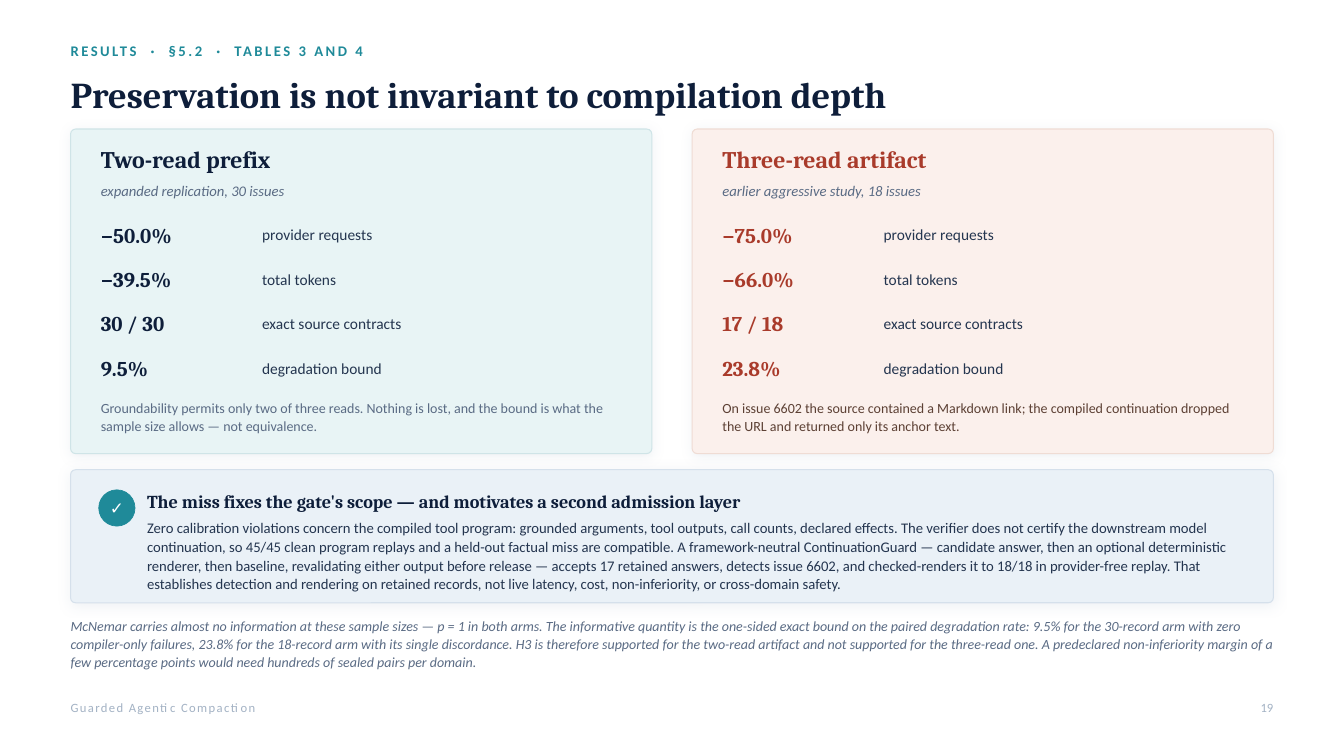
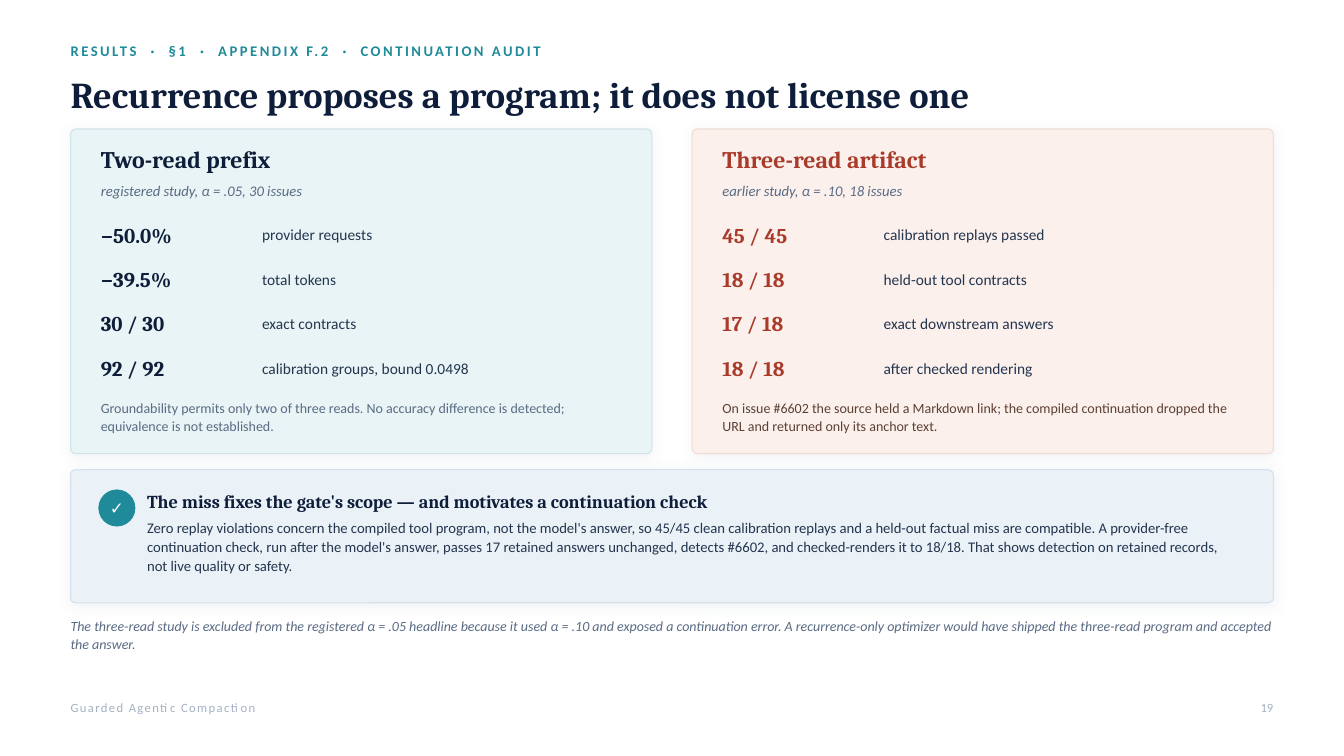
Before and after one commit to rrahimi-uci/guarded-agentic-compaction, a slide deck: slide 19 of paper/slides/GAC-seminar.pptx. Drawn at 1344x756 pixels with LibreOffice and Linux fonts; fonts in the diff are those of the drawing. Boxes give left, top, right and bottom in pixels: in the first picture for what was removed or moved away, otherwise in the second. Text is boxed around its words. In the diff, an @@ line names an element or a change of style, - is before the commit and + after.

```diff
--- a/paper/slides/GAC-seminar.pptx
+++ b/paper/slides/GAC-seminar.pptx
@@ text at box(178, 46, 328, 56): text changed @@
-RESULTS · §5.2 · TABLES 3 AND 4
+RESULTS · §1 · APPENDIX F.2 · CONTINUATION AUDIT
@@ text at box(71, 82, 969, 116): text changed @@
-Preservation is not invariant to compilation depth
+Recurrence proposes a program; it does not license one
@@ text at box(101, 186, 302, 199): text changed @@
-expanded replication, 30 issues
+registered study, α = .05, 30 issues
@@ text at box(722, 186, 902, 199): text changed @@
-earlier aggressive study, 18 issues
+earlier study, α = .10, 18 issues
@@ text at box(722, 228, 788, 243): text changed @@
-−75.0%
+45 / 45
@@ text at box(884, 229, 1044, 243): text changed @@
-provider requests
+calibration replays passed
@@ text at box(722, 272, 784, 287): text changed @@
-−66.0%
+18 / 18
@@ text at box(884, 274, 1027, 285): text changed @@
-total tokens
+held-out tool contracts
@@ text at box(262, 319, 356, 329): text changed @@
-exact source contracts
+exact contracts
@@ text at box(884, 318, 1053, 329): text changed @@
-exact source contracts
+exact downstream answers
@@ text at box(101, 361, 164, 376): text changed @@
-9.5%
+92 / 92
@@ text at box(262, 363, 469, 377): text changed @@
-degradation bound
+calibration groups, bound 0.0498
@@ text at box(722, 361, 784, 376): text changed @@
-23.8%
+18 / 18
@@ text at box(884, 363, 1032, 377): text changed @@
-degradation bound
+after checked rendering
@@ text at box(101, 403, 565, 433): text changed @@
-Groundability permits only two of three reads. Nothing is lost, and the bound is what the sample size allows — not equivalence.
+Groundability permits only two of three reads. No accuracy difference is detected; equivalence is not established.
@@ text at box(722, 403, 1227, 434): text changed @@
-On issue 6602 the source contained a Markdown link; the compiled continuation dropped the URL and returned only its anchor text.
+On issue #6602 the source held a Markdown link; the compiled continuation dropped the URL and returned only its anchor text.
@@ text at box(147, 495, 707, 512): text changed @@
-The miss fixes the gate's scope — and motivates a second admission layer
+The miss fixes the gate's scope — and motivates a continuation check
@@ text at box(147, 522, 1218, 574): text changed @@
-Zero calibration violations concern the compiled tool program: grounded arguments, tool outputs, call counts, declared effects. The verifier does not certify the downstream model continuation, so 45/45 clean program replays and a held-out factual miss are compatible. A framework-neutral ContinuationGuard — candidate answer, then an optional deterministic renderer, then baseline, revalidating either output before release — accepts 17 retained answers, detects issue 6602, and checked-renders it to 18/18 in provider-free replay. That establishes detection and rendering on retained records, not live latency, cost, non-inferiority, or cross-domain safety.
+Zero replay violations concern the compiled tool program, not the model's answer, so 45/45 clean calibration replays and a held-out factual miss are compatible. A provider-free continuation check, run after the model's answer, passes 17 retained answers unchanged, detects #6602, and checked-renders it to 18/18. That shows detection on retained records, not live quality or safety.
@@ text at box(71, 621, 1272, 649): text changed @@
-McNemar carries almost no information at these sample sizes — p = 1 in both arms. The informative quantity is the one-sided exact bound on the paired degradation rate: 9.5% for the 30-record arm with zero compiler-only failures, 23.8% for the 18-record arm with its single discordance. H3 is therefore supported for the two-read artifact and not supported for the three-read one. A predeclared non-inferiority margin of a few percentage points would need hundreds of sealed pairs per domain.
+The three-read study is excluded from the registered α = .05 headline because it used α = .10 and exposed a continuation error. A recurrence-only optimizer would have shipped the three-read program and accepted the answer.
```
Also in this commit, not shown: 20 other slides changed, 2 slides added, 1 slide removed, 15 other files.
